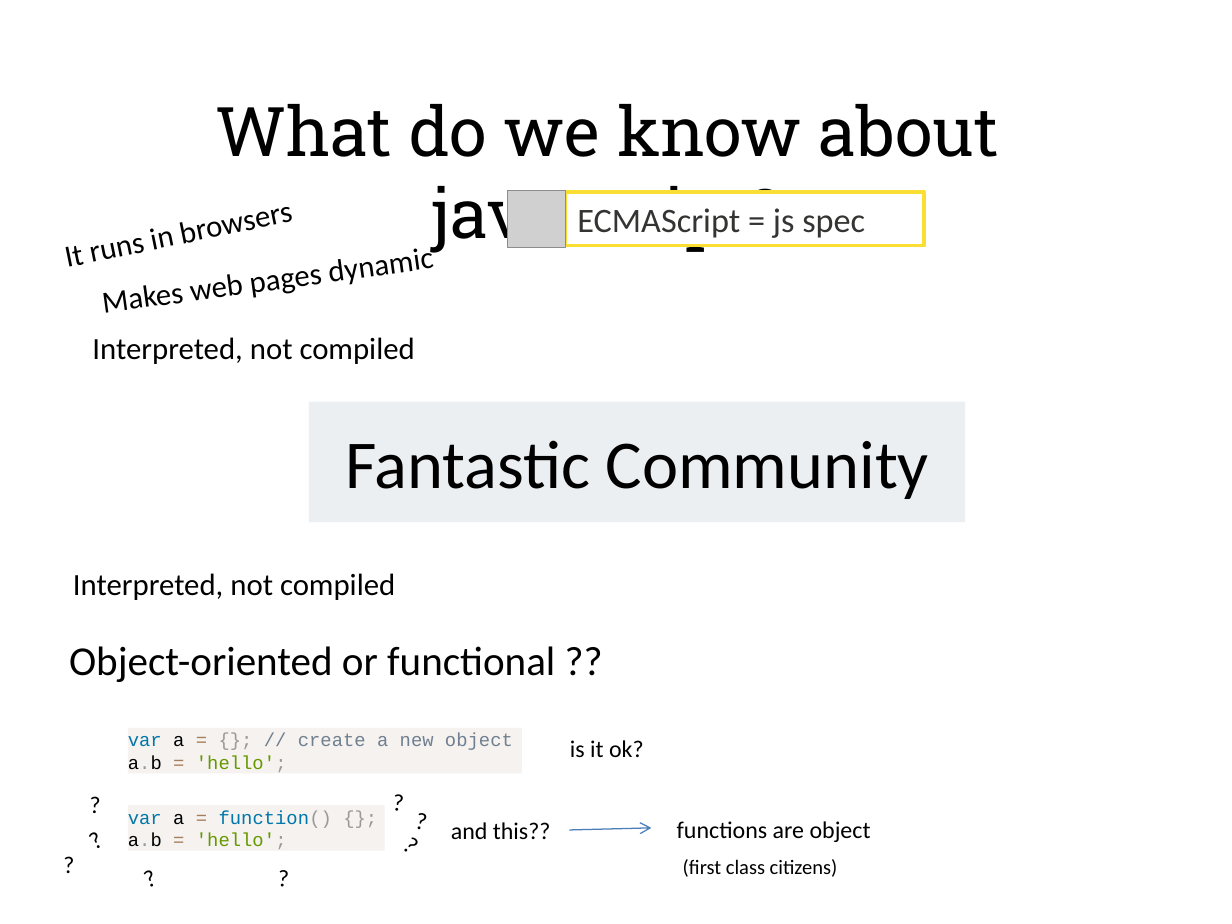
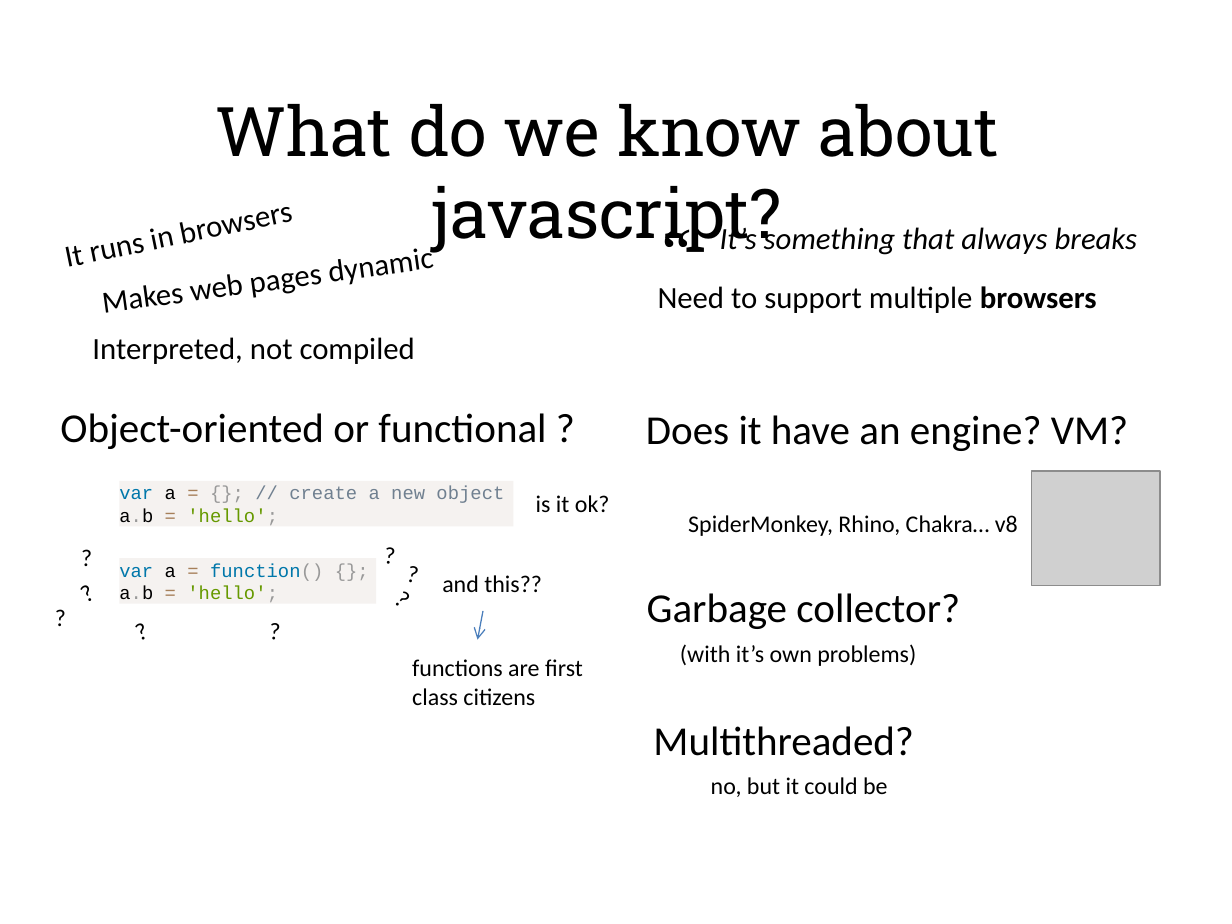
Before and after one commit to alexeymatveevp/angularjs-course, a slide deck: slide 5 of docs/00_jsbasics.pptx (slide 2 before the commit). Drawn at 1232x924 pixels with LibreOffice and Linux fonts; fonts in the diff are those of the drawing; grey boxes stand for pictures. Boxes give left, top, right and bottom in pixels: in the first picture for what was removed or moved away, otherwise in the second. Text is boxed around its words. In the diff, an @@ line names an element or a change of style, - is before the commit and + after.

```diff
--- a/docs/00_jsbasics.pptx
+++ b/docs/00_jsbasics.pptx
@@ picture removed at <box>508,190,565,248</box> @@
@@ rectangle removed at <box>565,192,924,246</box> @@
-ECMAScript = js spec
@@ text added at <box>643,201,706,296</box>, 40 pt, text #000000, italic @@
+“
@@ text added at <box>720,223,1138,255</box>, 18 pt, text #000000, italic @@
+It’s something that always breaks
@@ text added at <box>658,286,1097,313</box>, 18 pt, text #000000 @@
+Need to support multiple browsers
@@ text at <box>60,413,546,449</box>: text changed @@
-Object-oriented or functional ??
+Object-oriented or functional ?
@@ rectangle removed at <box>309,402,966,522</box> @@
@@ text added at <box>646,415,1128,451</box>, 24 pt, text #000000 @@
+Does it have an engine? VM?
@@ text removed at <box>345,440,929,499</box> @@
-Fantastic Community
@@ picture added at <box>1032,471,1161,585</box> @@
@@ text "is it ok?": place and size @@
-text "is it ok?" at <box>570,740,644,757</box>
+text "is it ok?" at <box>536,495,610,512</box>
@@ text added at <box>688,515,1018,536</box>, 14 pt, text #000000 @@
+SpiderMonkey, Rhino, Chakra… v8
@@ 4 texts, 1 rectangle: place and size @@
-4 texts, 1 rectangle at <box>52,728,522,886</box>
+4 texts, 1 rectangle at <box>43,480,514,638</box>
@@ text removed at <box>73,573,395,600</box> @@
-Interpreted, not compiled
@@ 5 texts, 1 rectangle: place and size @@
-5 texts, 1 rectangle at <box>126,779,551,904</box>
+5 texts, 1 rectangle at <box>118,532,542,657</box>
@@ text added at <box>647,593,960,629</box>, 24 pt, text #000000 @@
+Garbage collector?
@@ arrow moved from (569, 830) - (652, 828) to (483, 611) - (478, 639) @@
@@ text at <box>412,659,583,705</box>: text changed @@
-functions are object
+functions are first class citizens
@@ text added at <box>680,644,916,666</box>, 14 pt, text #000000 @@
+(with it’s own problems)
@@ text added at <box>653,726,914,756</box>, 24 pt, text #000000 @@
+Multithreaded?
@@ text added at <box>711,777,887,797</box>, 14 pt, text #000000 @@
+no, but it could be
@@ text removed at <box>683,859,838,877</box> @@
-(first class citizens)
```
Also in this commit, not shown: 2 other slides changed, 24 slides added, 13 slides removed, 15 other files.
